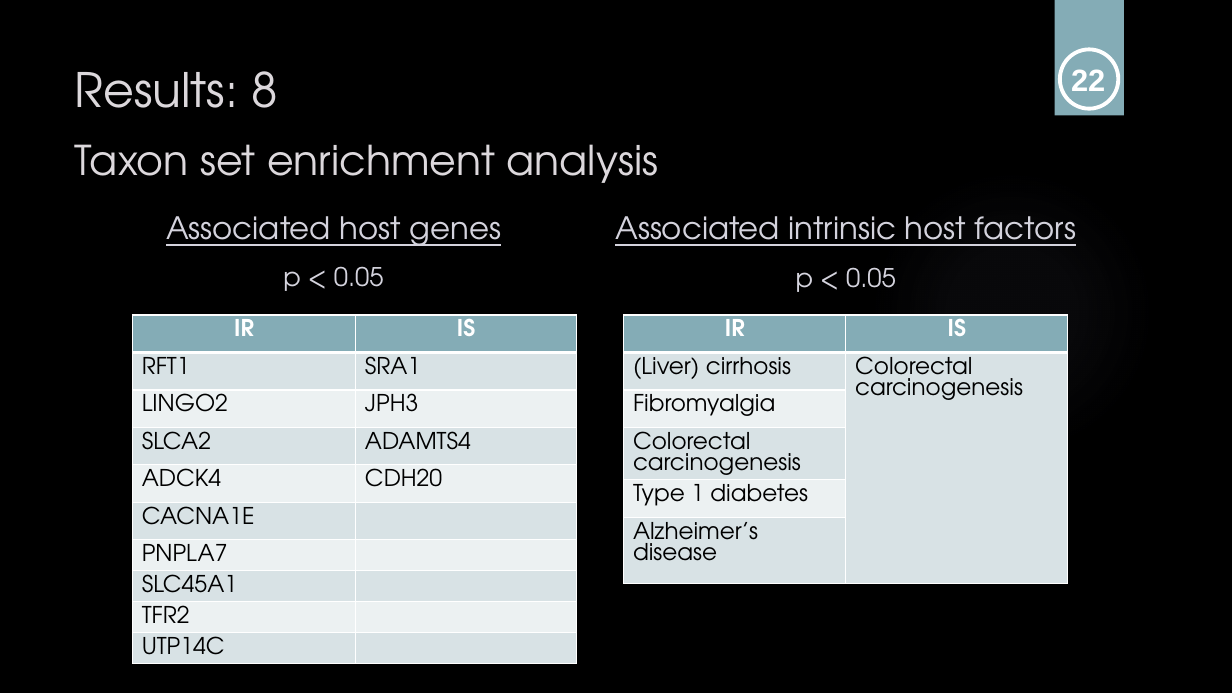
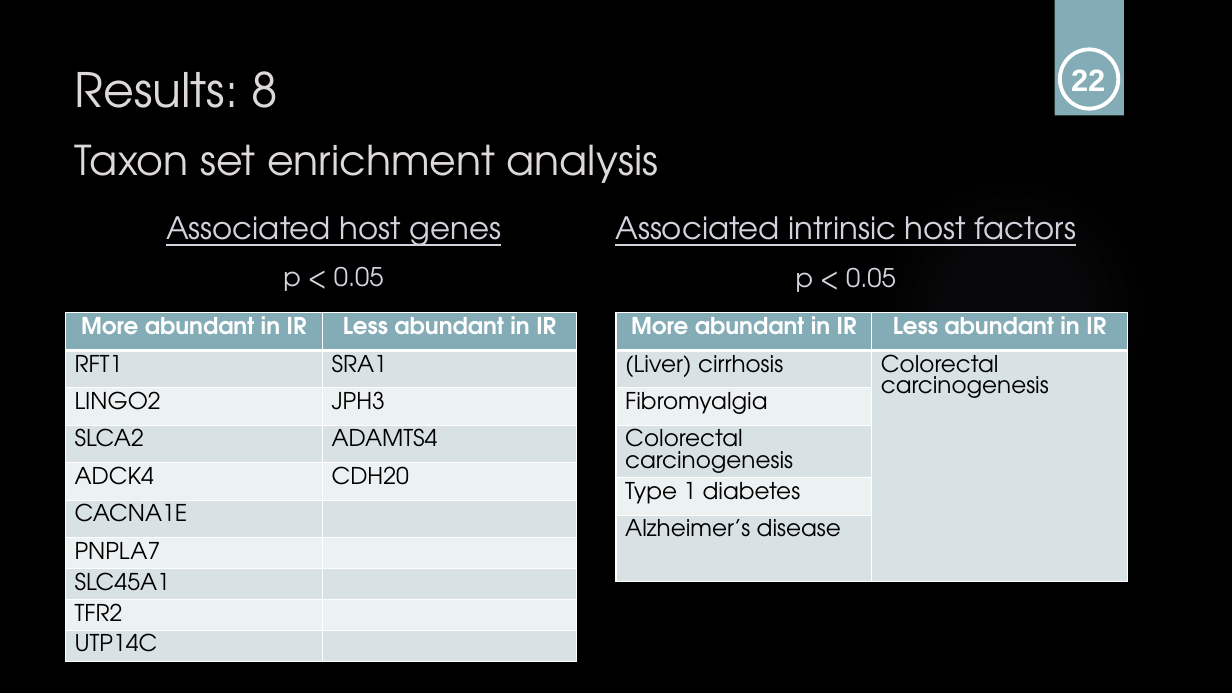
Before and after one commit to sabdeolive/Sabrina_BMS_Bachelor-Internship, a slide deck: slide 23 of Intermediary Presentation.pptx. Drawn at 1232x693 pixels with LibreOffice and Linux fonts; fonts in the diff are those of the drawing; background and template pictures are left out. Boxes give left, top, right and bottom in pixels: in the first picture for what was removed or moved away, otherwise in the second. Text is boxed around its words. In the diff, an @@ line names an element or a change of style, - is before the commit and + after.

```diff
--- a/Intermediary Presentation.pptx
+++ b/Intermediary Presentation.pptx
@@ table at (x1=66, y1=313, x2=577, y2=686) @@
-row 1, column 1: IR
+row 1, column 1: More abundant in IR
-row 1, column 2: IS
+row 1, column 2: Less abundant in IR
@@ table resized from (x1=132, y1=315, x2=577, y2=688) to (x1=66, y1=313, x2=577, y2=686) @@
@@ table at (x1=616, y1=313, x2=1128, y2=594) @@
-row 1, column 1: IR
+row 1, column 1: More abundant in IR
-row 1, column 2: IS
+row 1, column 2: Less abundant in IR
@@ table resized from (x1=624, y1=315, x2=1067, y2=596) to (x1=616, y1=313, x2=1128, y2=594) @@
```
Also in this commit, not shown: 2 other slides changed.
